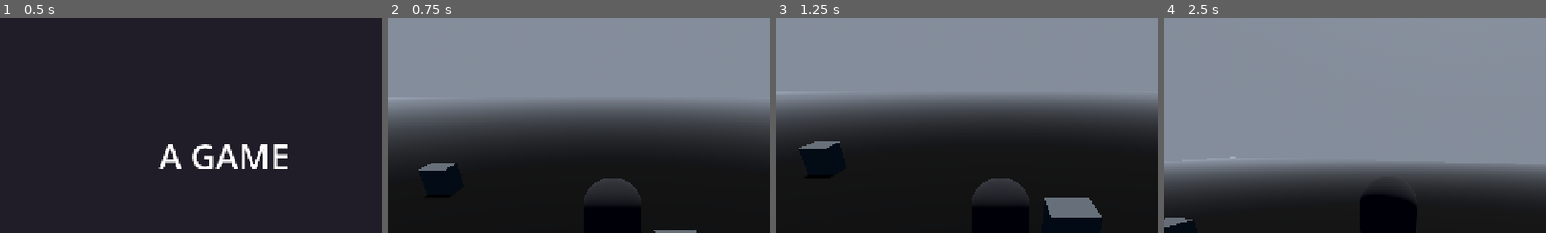
Above: before the commit, frames 1-4 (left to right).
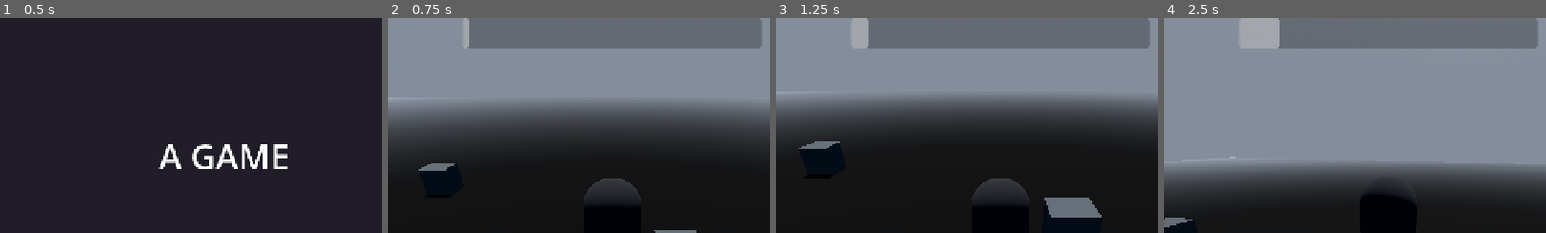
Above: after the commit, the same moments.

Repository: o-GUTS/pizza-jam
Game: Godot game, scene res://src/menus/main_menu/main_menu.tscn
Same seed, same stepped clock (60 frames per second), same inputs: the game is played once before the commit and once after it.
Inputs (mouse positions are % of the whole screen's width and height, from its top left):
- Up to frame 1 (0.5 s): no input
- Up to frame 2 (0.75 s): click "PLAY" at 0.5 s
- Up to frame 3 (1.25 s): no input
- Up to frame 4 (2.5 s): tap Enter (ui_accept) at 1.25, 1.52, 2.27 s; move the mouse to (55, 50) at 1.27 s; press the mouse at (55, 50) at 1.28 s; hold W (move_forward) from 1.28 s (still down); move the mouse to (45, 50) at 2.02 s; release the mouse at (45, 50) at 2.03 s; click (45, 50) at 2.1 s
The pictures show only the part of the screen within x 21-71%, y 0-50%; the shares and areas given below are measured in that part.

Frame 1 is identical in both runs. In frame 2, 11% of the frame differs, in the area x 20-98%, y 0-15%; in frame 3, 11%; in frame 4, 11%.

Commit message:
added time progress bar

Diff:
--- a/src/day_night_cicle/day_night_manager.gd
+++ b/src/day_night_cicle/day_night_manager.gd
@@ -4,6 +4,7 @@
 
 @onready var sun: DirectionalLight3D = %sun
 @onready var moon: DirectionalLight3D = %moon
+@onready var progress_bar: ProgressBar = %progress_bar
 @onready var world_environment: WorldEnvironment = %world_environment
 
 const NIGHT_DURATION_SECONDS: float = 10
@@ -51,3 +52,7 @@
 			sun.show()
 			day_tween.play()
 	)
+
+	create_tween().tween_property(
+		progress_bar, "value", 1, DAY_DURATION_SECONDS + NIGHT_DURATION_SECONDS
+	)
--- a/src/main.tscn
+++ b/src/main.tscn
@@ -85,6 +85,23 @@
 [node name="day_night_manager" type="Node3D" parent="." unique_id=999425069]
 script = ExtResource("3_5q4o7")
 
+[node name="ui_layer" type="CanvasLayer" parent="day_night_manager" unique_id=144002364]
+
+[node name="progress_bar" type="ProgressBar" parent="day_night_manager/ui_layer" unique_id=1978704943]
+unique_name_in_owner = true
+custom_minimum_size = Vector2(500, 30)
+anchors_preset = 5
+anchor_left = 0.5
+anchor_right = 0.5
+offset_left = -250.0
+offset_right = 250.0
+offset_bottom = 51.0
+grow_horizontal = 2
+size_flags_horizontal = 4
+size_flags_vertical = 4
+max_value = 1.0
+show_percentage = false
+
 [node name="sun" type="DirectionalLight3D" parent="day_night_manager" unique_id=1248055285]
 unique_name_in_owner = true
 transform = Transform3D(1, 0, 0, 0, 0.9063077, -0.42261824, 0, 0.42261824, 0.9063077, 0, 0, 0)
